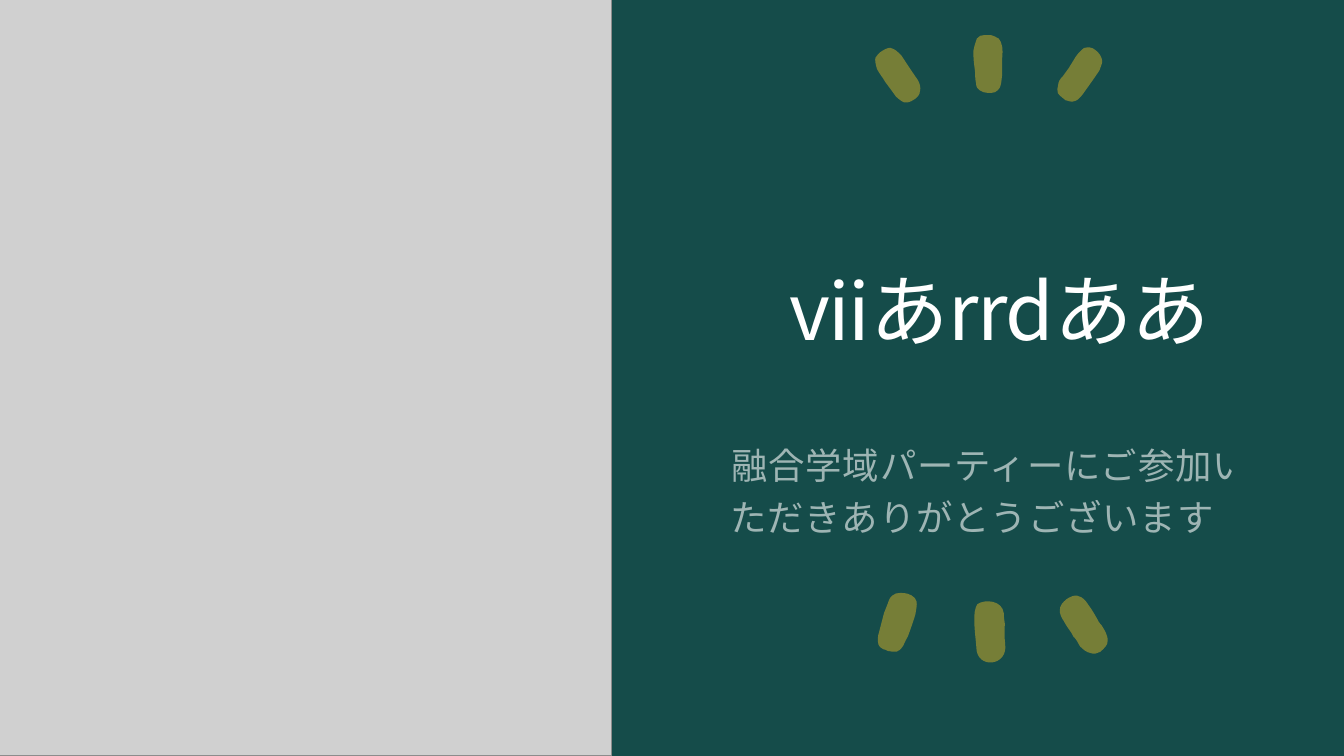
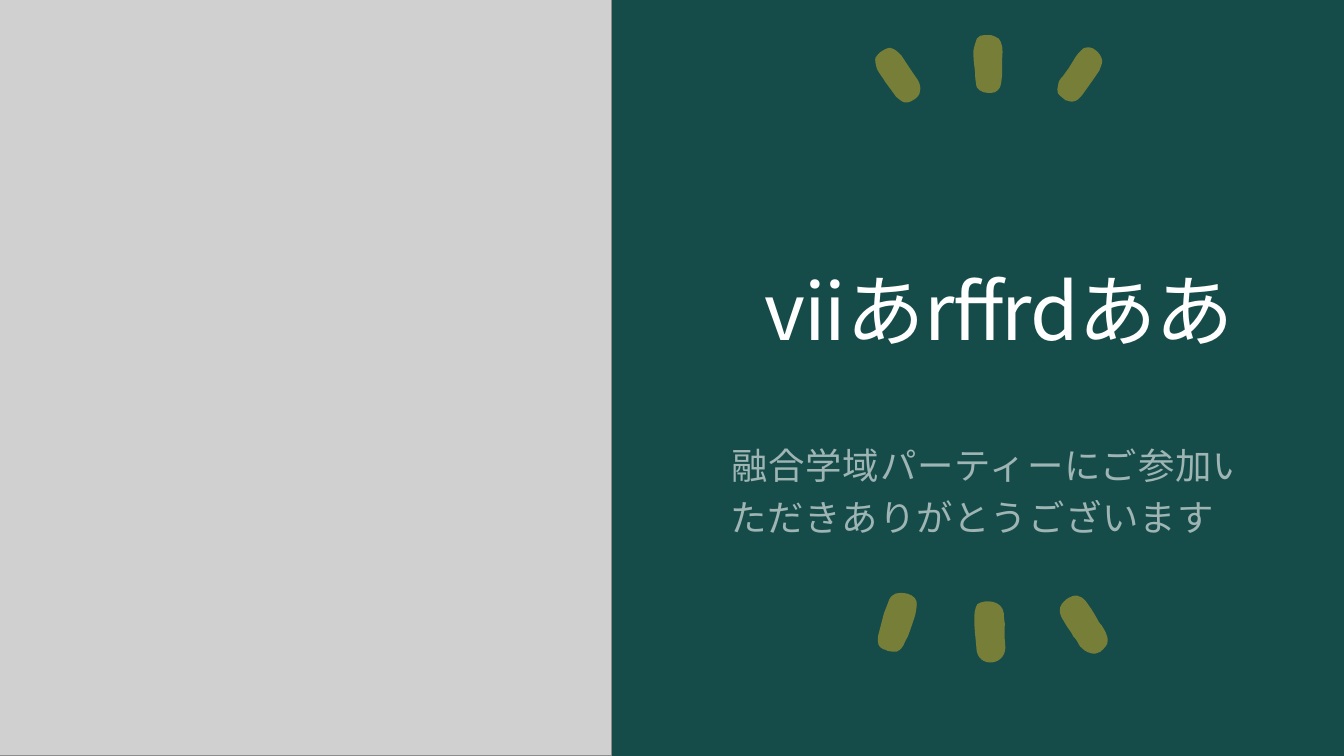
Before and after one commit to ogawa3427/utils, a slide deck: slide 1 of 2024quiz/quiz.pptx. Drawn at 1344x756 pixels with LibreOffice and Linux fonts; fonts in the diff are those of the drawing; grey boxes stand for pictures. Boxes give left, top, right and bottom in pixels: in the first picture for what was removed or moved away, otherwise in the second. Text is boxed around its words. In the diff, an @@ line names an element or a change of style, - is before the commit and + after.

Commit message:
ff

```diff
--- a/2024quiz/quiz.pptx
+++ b/2024quiz/quiz.pptx
@@ title at [765, 276, 1234, 344]: text changed @@
-viiあrrdああ
+viiあrffrdああ
```
